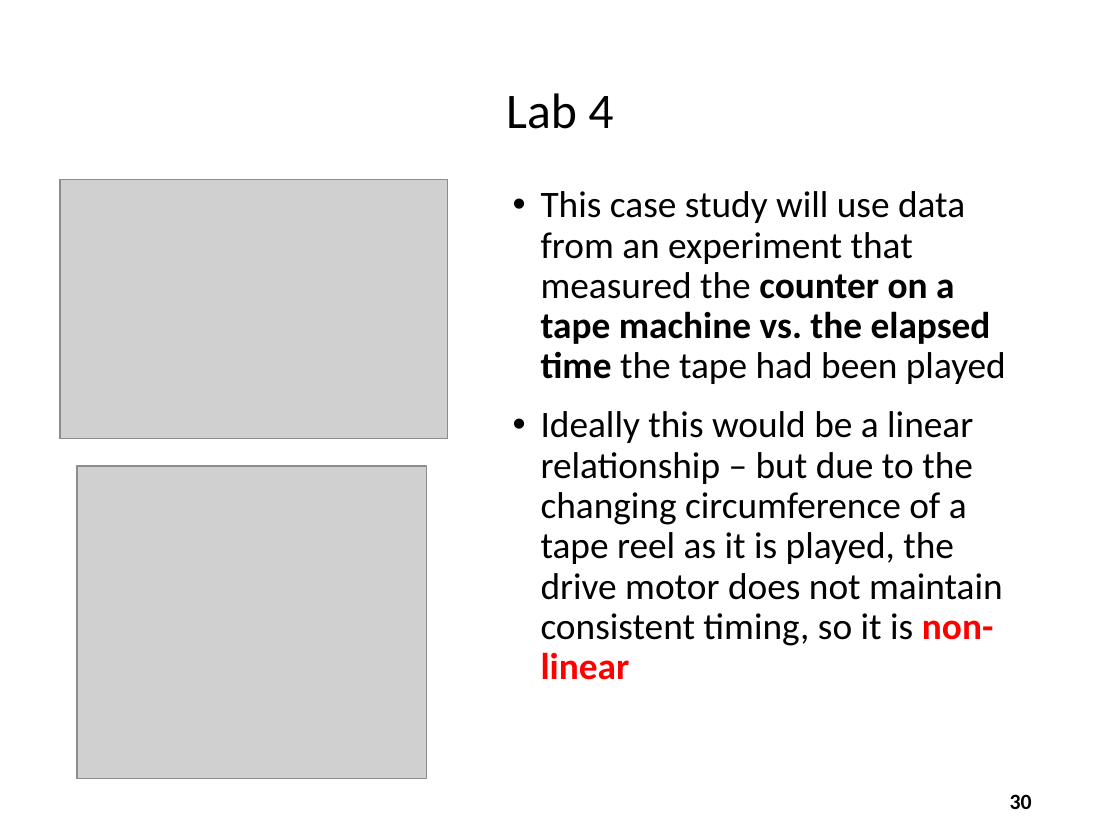
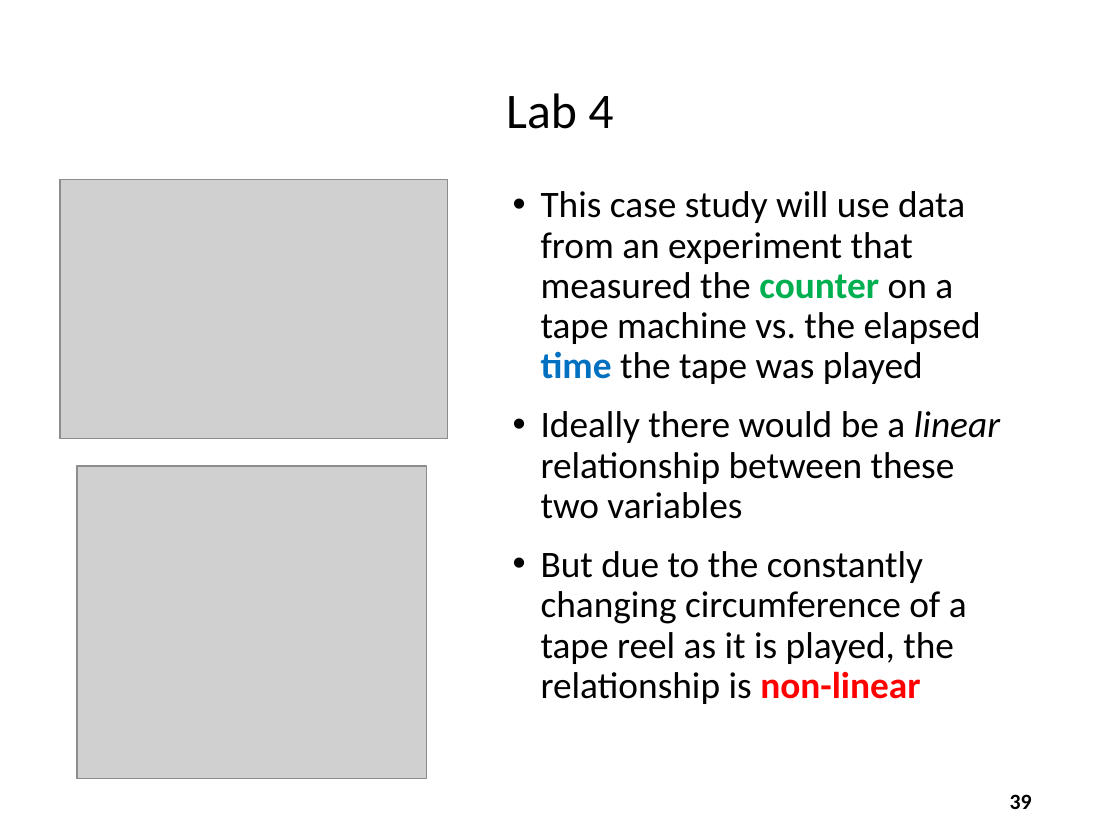
Before and after one commit to dbiersach/scicomp301-cpp-linux, a slide deck: slide 39 of session23/Session 23 - Difference Tables, Least Squares.pptx (slide 30 before the commit). Drawn at 1120x840 pixels with LibreOffice and Linux fonts; fonts in the diff are those of the drawing; grey boxes stand for pictures. Boxes give left, top, right and bottom in pixels: in the first picture for what was removed or moved away, otherwise in the second. Text is boxed around its words. In the diff, an @@ line names an element or a change of style, - is before the commit and + after.

```diff
--- a/session23/Session 23 - Difference Tables, Least Squares.pptx
+++ b/session23/Session 23 - Difference Tables, Least Squares.pptx
@@ text at [541, 191, 1000, 704]: text changed @@
-• This case study will use data from an experiment that measured the counter on a tape machine vs. the elapsed time the tape had been played
-• Ideally this would be a linear relationship – but due to the changing circumference of a tape reel as it is played, the drive motor does not maintain consistent timing, so it is non-linear
+• This case study will use data from an experiment that measured the counter on a tape machine vs. the elapsed time the tape was played
+• Ideally there would be a linear relationship between these two variables
+• But due to the constantly changing circumference of a tape reel as it is played, the relationship is non-linear
@@ page number at [1010, 794, 1032, 809]: text changed @@
-30
+39
```
Also in this commit, not shown: 38 other slides changed, 12 slides added, 1 slide removed, 1 other file.
